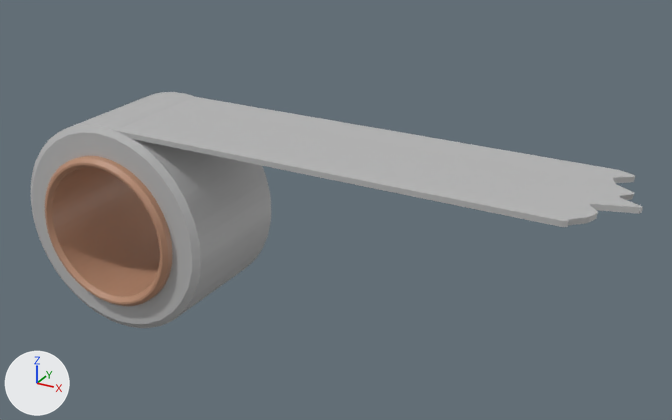
One commit to the FBX model Assets/Art/DuctTapePickup.fbx: the scene before it, then after it.
Before and after are seen from a 50 mm camera at (5.51, -6.35, 4.91) aimed at (1.9, 0.22, 1.62). The axes (+X, +Y, +Z) are drawn at lower left. The lights are the same throughout. Where no turn or scale is listed for an object, it has been applied to the vertices.
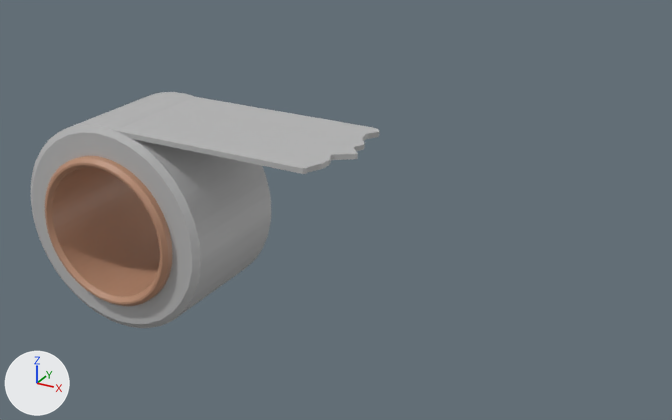
Scene script edits in JSON lines:
```json
{"op": "set", "path": "ob_cube_001.location", "old": "(2.215, 0.0, 2.286)", "new": "(1.117, 0.0, 2.286)"}
{"op": "set", "path": "ob_cube_001.scale", "old": "(2.32, 0.572, 0.0235)", "new": "(1.15, 0.572, 0.0235)"}
```

Location of each change, [x1, y1, x2, y2] in pixels of the pictures (672 x 420 px):
```json
{"object": "Cube.001", "change": "moved, rescaled", "before": [114, 97, 643, 227], "after": [114, 97, 380, 174], "on screen": "50% narrower, 40% shorter"}
```
